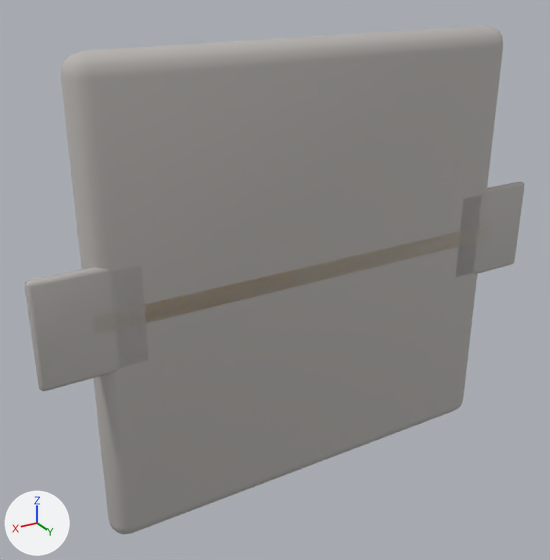
The glTF model unity/Assets/Art/EarlyGame/garage-kit/garage-floor-tile.glb as it was, and as the next commit left it.
One viewpoint serves both versions: a camera (50 mm lens) standing at (0.43, 0.662, 0.575) and looking at (0.034, 0.002, 0.245). Every picture has the same lights, and +X, +Y and +Z are marked at lower left. The first picture is the older version. Where no turn or scale is listed for an object, it has been applied to the vertices.

The first picture shows 'Slab.001', 'TileAccent0.001', 'TileAccent1.001', 'TileAccent3.001', 'TrimEdge.001'.
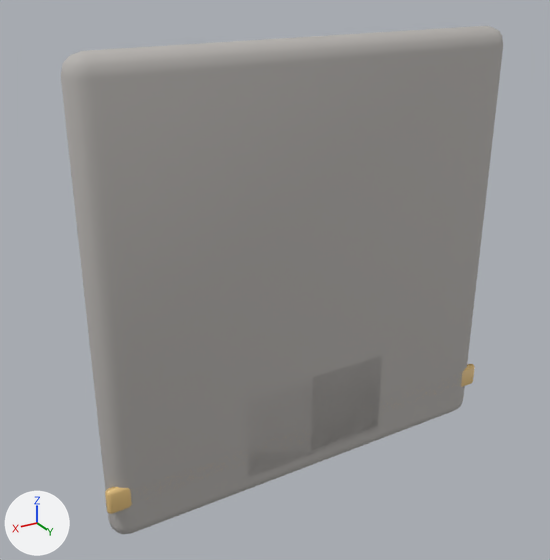
The change, as a diff of the scene's bpy script:
```diff
--- a/unity/Assets/Art/EarlyGame/garage-kit/garage-floor-tile.glb.py
+++ b/unity/Assets/Art/EarlyGame/garage-kit/garage-floor-tile.glb.py
@@ ob_tileaccent0_001 @@
 ob_tileaccent0_001 = bpy.data.objects.new('TileAccent0.001', me_cube_013)
-ob_tileaccent0_001.location = (0.0, -0.215, 0.21)
+ob_tileaccent0_001.location = (0.207, -0.215, 0.033)
@@ ob_tileaccent1_001 @@
 ob_tileaccent1_001 = bpy.data.objects.new('TileAccent1.001', me_cube_014)
-ob_tileaccent1_001.location = (0.0, 0.285, 0.21)
+ob_tileaccent1_001.location = (-0.208, 0.285, 0.027)
@@ ob_tileaccent2_001 @@
 ob_tileaccent2_001 = bpy.data.objects.new('TileAccent2.001', me_cube_015)
-ob_tileaccent2_001.location = (0.0, 0.285, 0.21)
+ob_tileaccent2_001.location = (0.208, 0.285, 0.027)
@@ ob_tileaccent3_001 @@
 ob_tileaccent3_001 = bpy.data.objects.new('TileAccent3.001', me_cube_016)
-ob_tileaccent3_001.location = (0.0, -0.215, 0.21)
+ob_tileaccent3_001.location = (-0.208, -0.216, 0.027)
@@ ob_trimedge_001 @@
 ob_trimedge_001 = bpy.data.objects.new('TrimEdge.001', me_cube_017)
-ob_trimedge_001.location = (0.0, 0.515, 0.21)
+ob_trimedge_001.location = (0.0, 0.515, 0.008)
```

Changed parts and their boxes [x1, y1, x2, y2] in the pictures (550 x 560 px):
'TileAccent3.001', moved (not visible afterwards): before [25, 265, 149, 391]
'TileAccent0.001', moved: before [455, 182, 525, 278]; after [311, 355, 383, 451]
'TrimEdge.001', moved: before [93, 226, 490, 335]; after [105, 364, 475, 514]
'TileAccent1.001', moved: before [25, 269, 147, 391]; after [247, 380, 323, 477]
'TileAccent2.001', moved (not visible before): after [310, 368, 380, 454]
